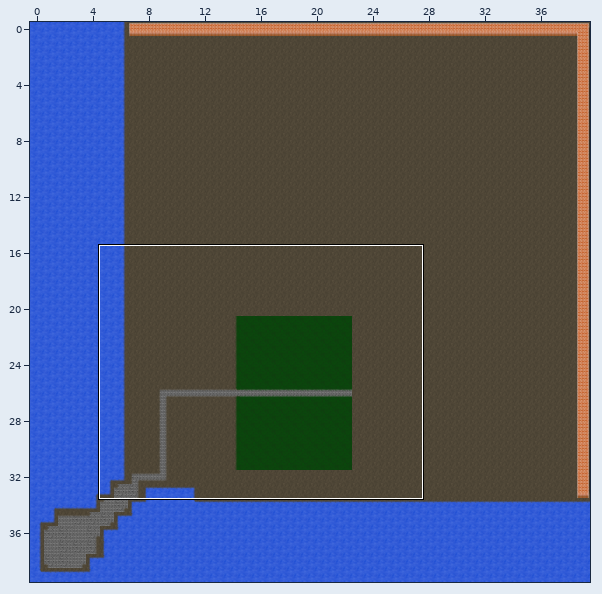
Tiled map -- assets/locations/peril_harbor.tmx. The picture above shows the old version from afar; the outline marks the close-up.
Close-up. Earlier state:
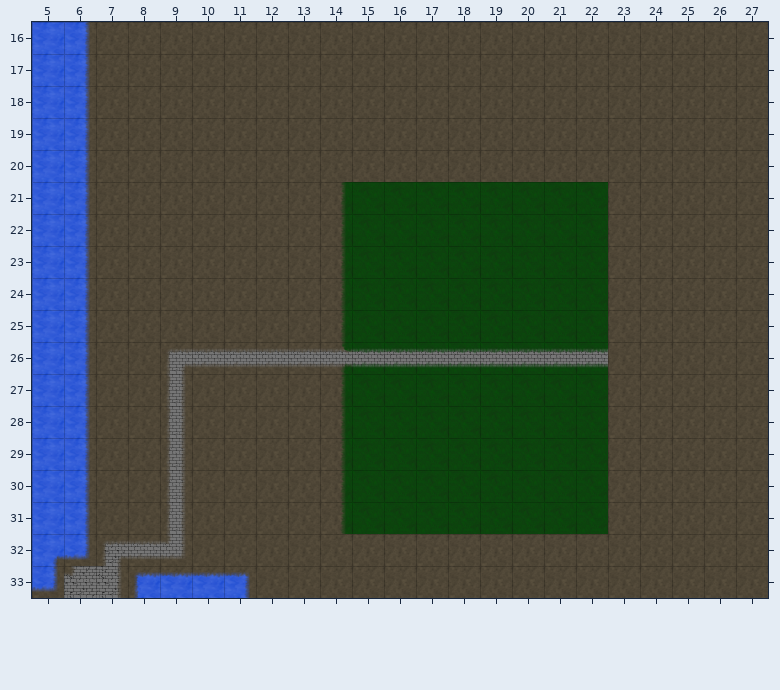
Cells are 100x100 px. Shown: x 5..27, y 16..33.
After:
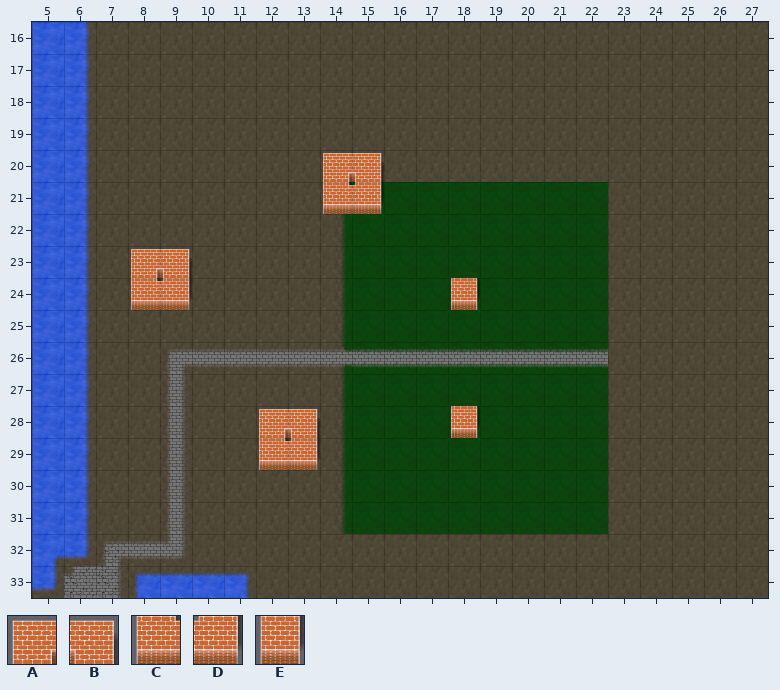
Key: from "game tiles": A 181, B 183, C 221, D 223, E 241.
_ is an empty cell.
Commit message: Add some additional walls to peril harbor for testing
The exact change:
Layer "Walls":
The author put tile A in row 20 at x 14; in row 23 at x 8; in row 28 at x 12.
The author put tile B in row 20 at x 15; in row 23 at x 9; in row 28 at x 13.
The author put tile C in row 21 at x 14; in row 24 at x 8; in row 29 at x 12.
The author put tile D in row 21 at x 15; in row 24 at x 9; in row 29 at x 13.
The author put tile E in row 24 at x 18; in row 28 at x 18.
Pixel boxes of the changes (left, top, right, bottom) in both close-ups:
added: (323, 153, 384, 214)
added: (131, 249, 192, 310)
added: (451, 278, 480, 310)
added: (259, 409, 320, 470)
added: (451, 406, 480, 438)
